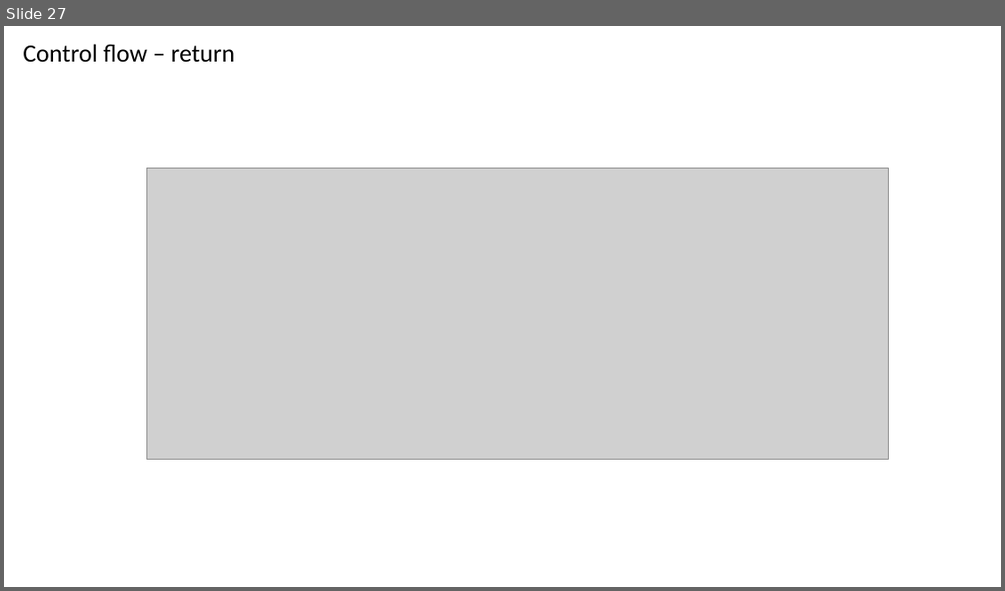
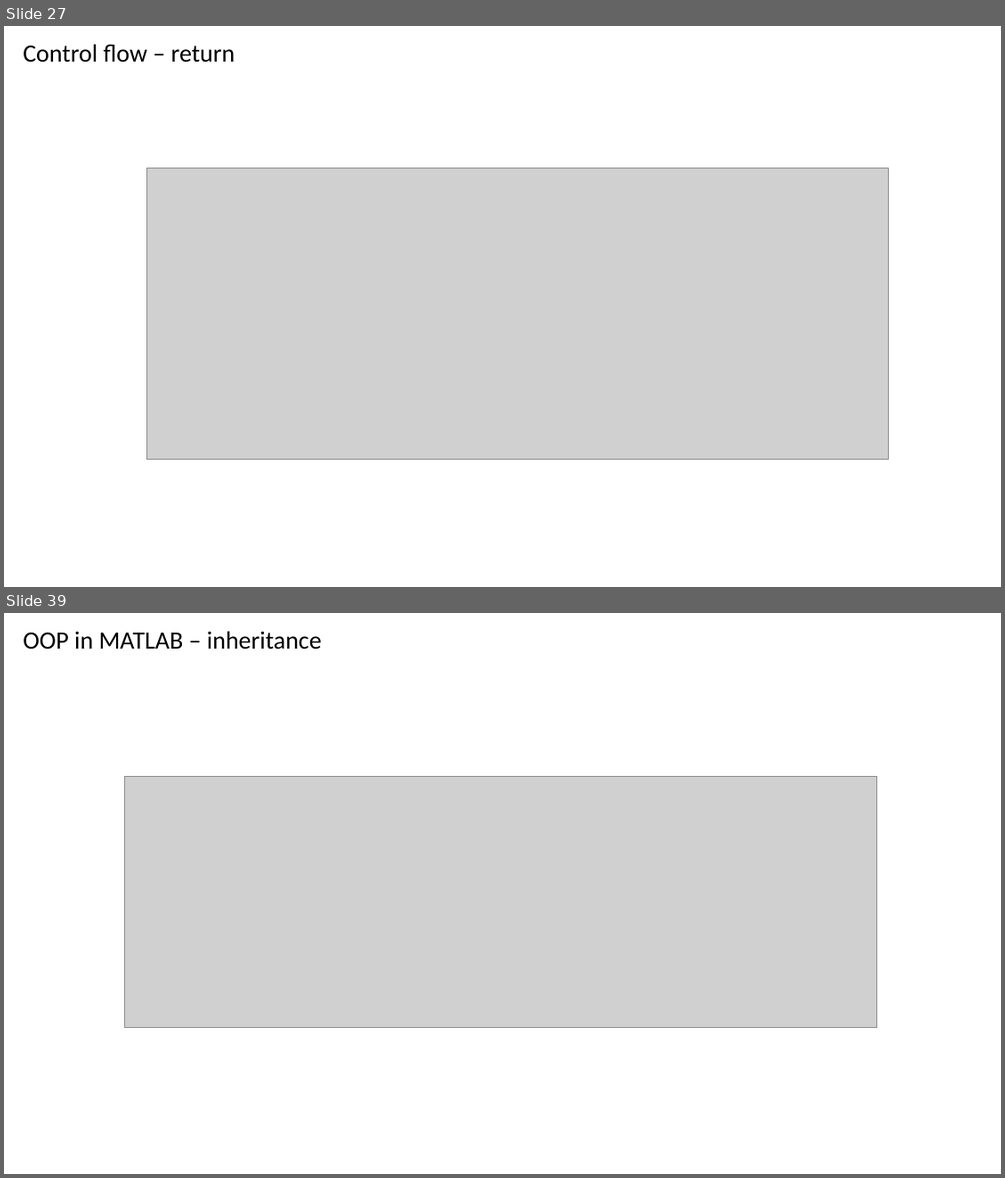
Before and after one commit to np-crick/matlab-intro, a slide deck: Presentation/MATLAB Programming.pptm. Shown one above the other, each under a label of ours: slide 27 before the commit, slides 27 and 39 after it; the slides between them are not shown. The pictures are 1005x591 and 1005x1178 pixels, drawn with LibreOffice and Linux fonts; fonts in the diff are those of the drawing; grey boxes stand for pictures. Boxes give left, top, right and bottom in pixels: in the first picture for what was removed or moved away, otherwise in the second. Text is boxed around its words. In the diff, an @@ line names an element or a change of style, - is before the commit and + after.

```diff
--- a/Presentation/MATLAB Programming.pptm
+++ b/Presentation/MATLAB Programming.pptm
@@ slide 39 added at (4,613,1001,1174), background #FFFFFF @@
@@ text added at (23,631,322,649), 24 pt, text #000000 @@
+OOP in MATLAB – inheritance
@@ picture added at (124,777,877,1027) @@
```
Also in this commit, not shown: 1 slide changed, 14 other slides added, 9 other files.
